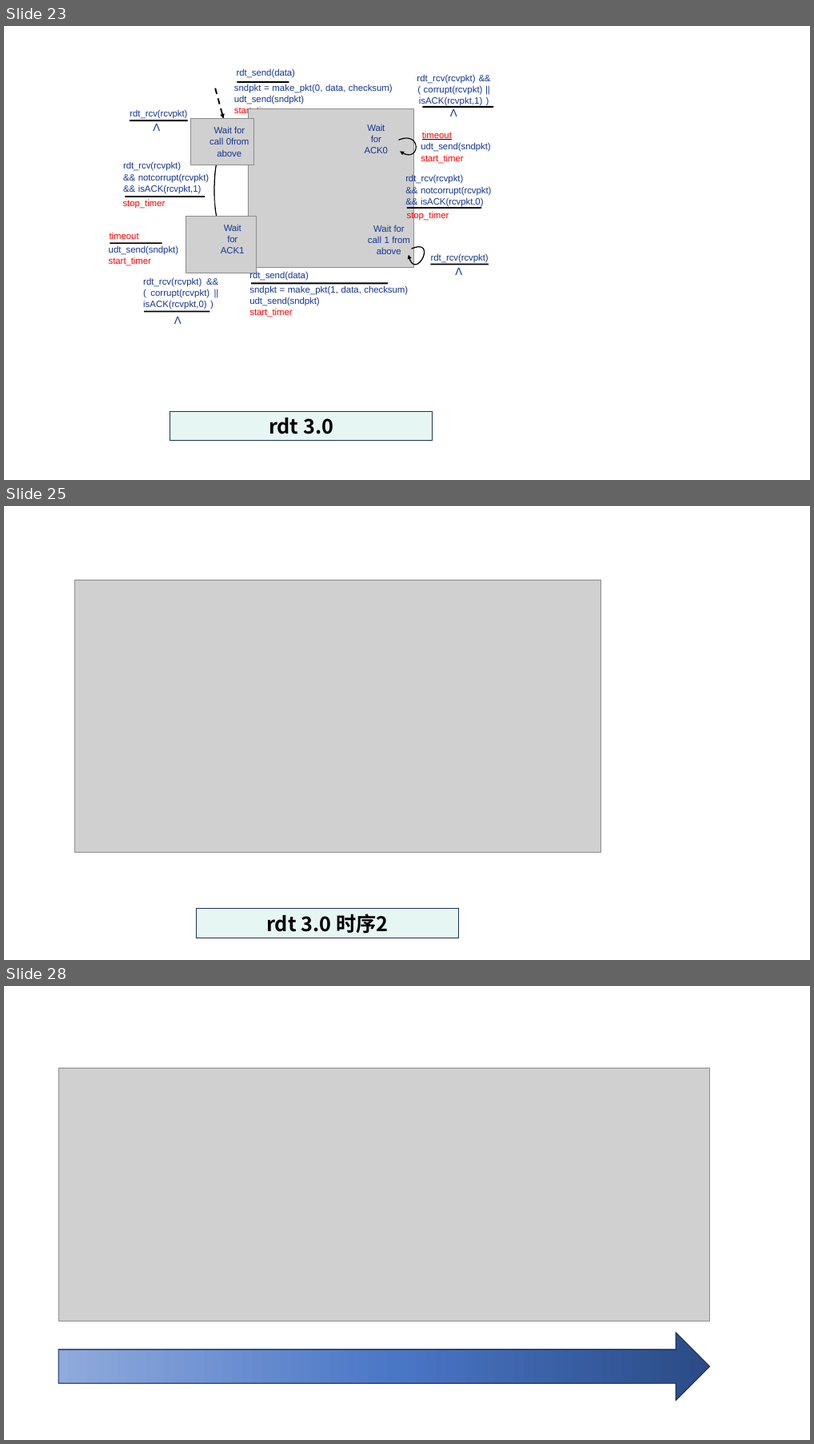
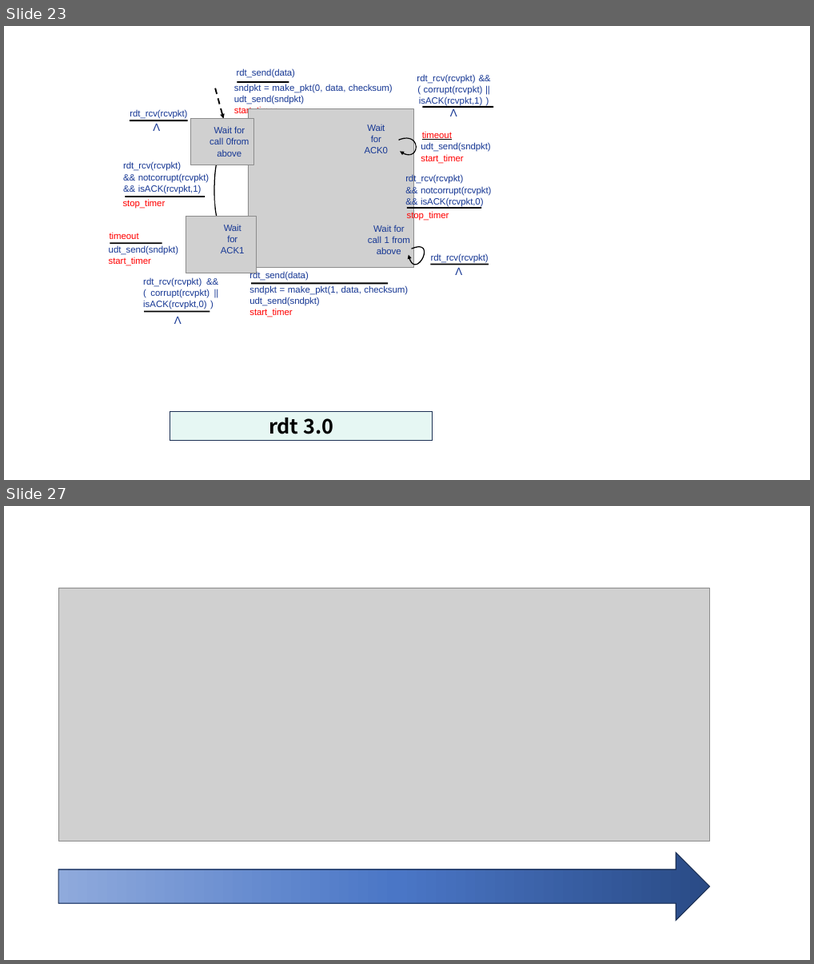
Before and after one commit to guofei9987/a, a slide deck: computer/network/计算机网络-素材.pptx. Shown one above the other, each under a label of ours: slides 23, 25 and 28 before the commit, slides 23 and 27 after it; the slides between them are not shown. The pictures are 814x1444 and 814x964 pixels, drawn with LibreOffice and Linux fonts; fonts in the diff are those of the drawing; grey boxes stand for pictures. Boxes give left, top, right and bottom in pixels: in the first picture for what was removed or moved away, otherwise in the second. Text is boxed around its words. In the diff, an @@ line names an element or a change of style, - is before the commit and + after.

```diff
--- a/computer/network/计算机网络-素材.pptx
+++ b/computer/network/计算机网络-素材.pptx
@@ slide 25 removed at (x1=4, y1=506, x2=810, y2=960), background #FFFFFF @@
@@ picture removed at (x1=74, y1=580, x2=601, y2=852) @@
@@ rectangle removed at (x1=196, y1=908, x2=459, y2=937) @@
-rdt 3.0 时序2
@@ what was slide 28 is now slide 27 @@
```
Also in this commit, not shown: 5 slides changed, 8 other files.
